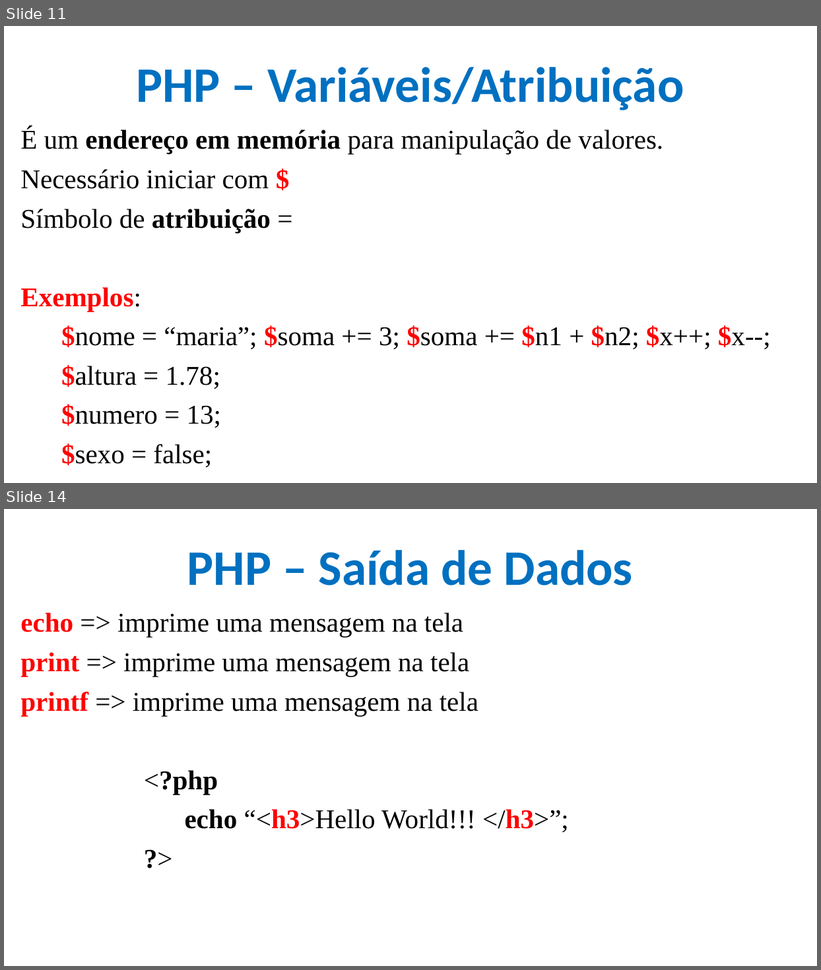
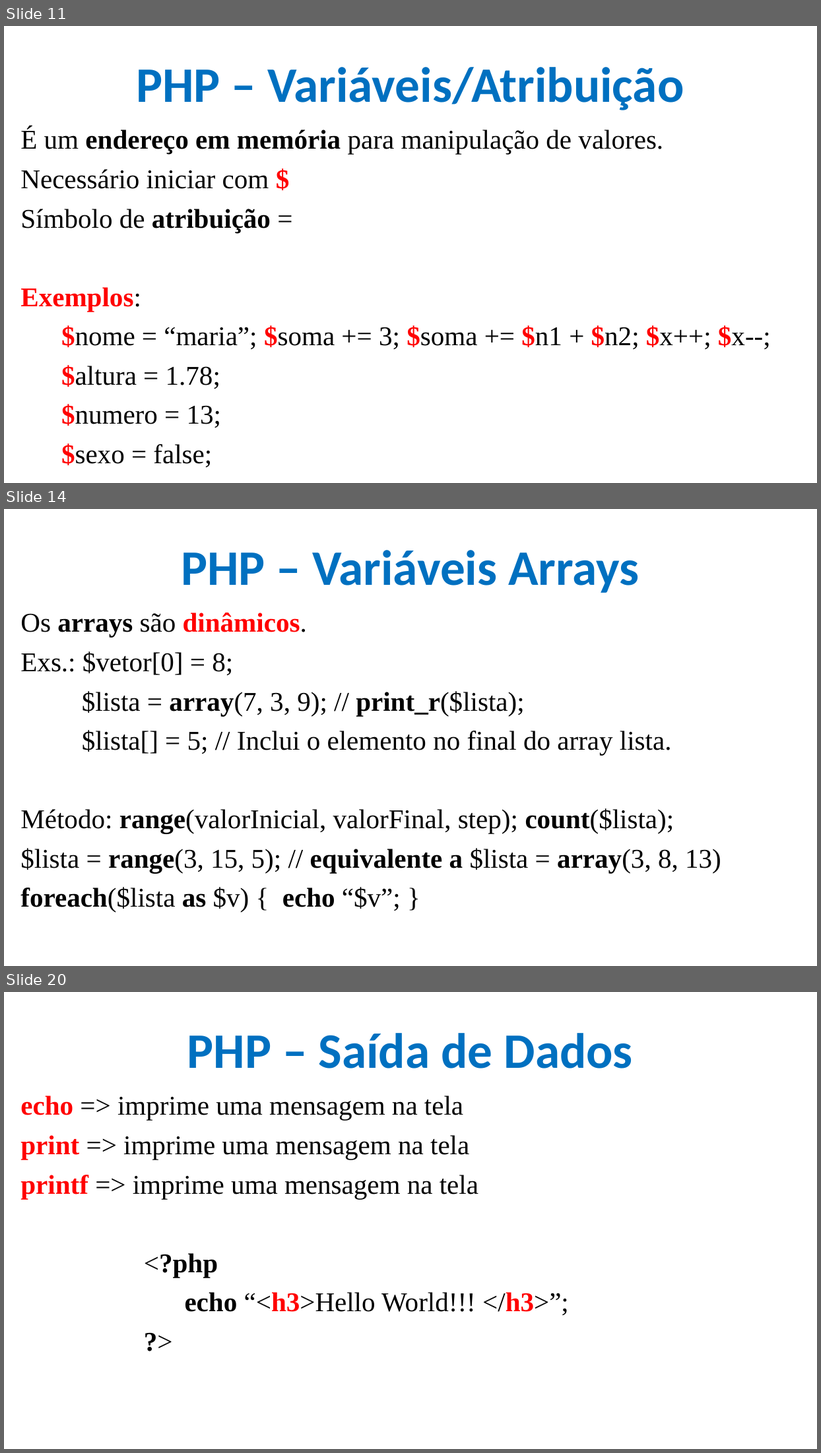
Before and after one commit to CloudEducationBrazil/WydenDesenvolvimentoWebPHP, a slide deck: 01 Classes/Aula 12 e 13 Desenvolvimento Web PHP - PHP.pptx. Shown one above the other, each under a label of ours: slides 11 and 14 before the commit, slides 11, 14 and 20 after it; the slides between them are not shown. The pictures are 821x970 and 821x1453 pixels, drawn with LibreOffice and Linux fonts; fonts in the diff are those of the drawing; background and template pictures are left out. Boxes give left, top, right and bottom in pixels: in the first picture for what was removed or moved away, otherwise in the second. Text is boxed around its words. In the diff, an @@ line names an element or a change of style, - is before the commit and + after.

```diff
--- a/01 Classes/Aula 12 e 13 Desenvolvimento Web PHP - PHP.pptx
+++ b/01 Classes/Aula 12 e 13 Desenvolvimento Web PHP - PHP.pptx
@@ slide 14 added at [4, 509, 817, 966], background picture (left out) @@
@@ title added at [181, 550, 639, 593], 44 pt, text #0070C0, bold @@
+PHP – Variáveis Arrays
@@ text added at [20, 613, 721, 912], 24 pt, text #000000 @@
+Os arrays são dinâmicos.
+Exs.: $vetor[0] = 8;
+$lista = array(7, 3, 9); // print_r($lista);
+$lista[] = 5; // Inclui o elemento no final do array lista.
+Método: range(valorInicial, valorFinal, step); count($lista);
+$lista = range(3, 15, 5); // equivalente a $lista = array(3, 8, 13)
+foreach($lista as $v) { echo “$v”; }
@@ what was slide 14 is now slide 20 @@
```
Also in this commit, not shown: 6 slides changed, 16 other slides added.
